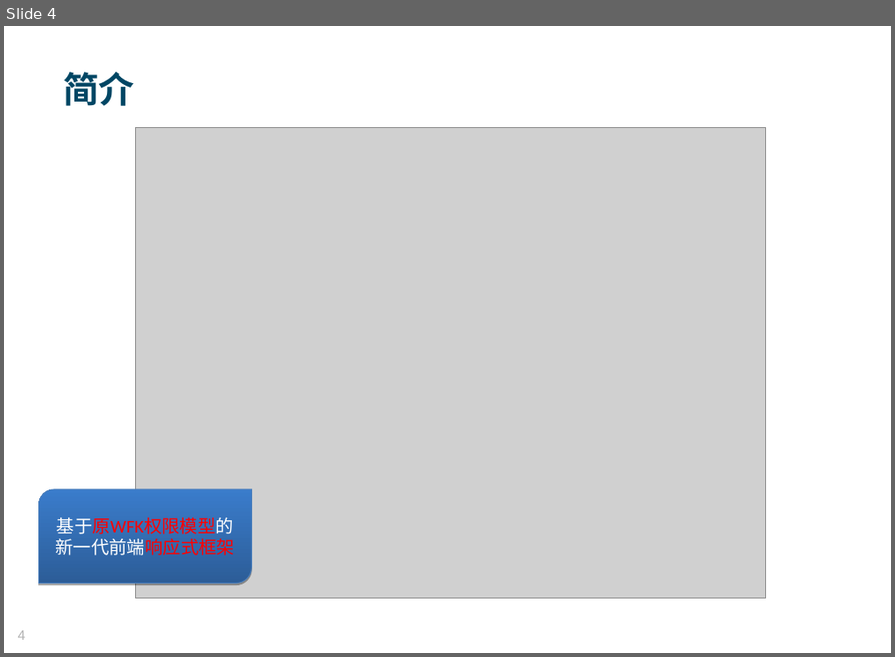
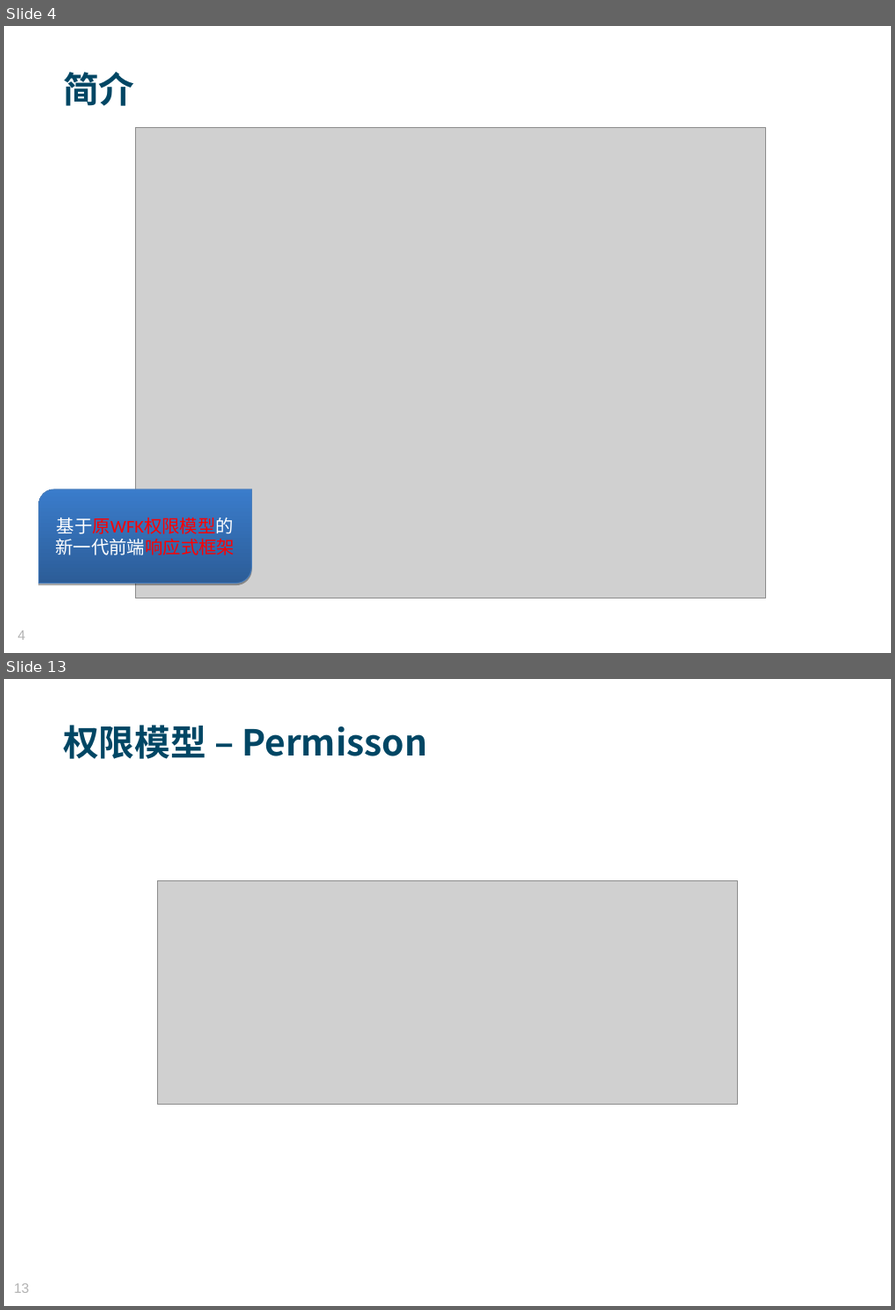
Before and after one commit to MosesZhu/Cube, a slide deck: Document/New Webframework Introduction.ppt. Shown one above the other, each under a label of ours: slide 4 before the commit, slides 4 and 13 after it; the slides between them are not shown. The pictures are 895x657 and 895x1310 pixels, drawn with LibreOffice and Linux fonts; fonts in the diff are those of the drawing; grey boxes stand for pictures; background and template pictures are left out. Boxes give left, top, right and bottom in pixels: in the first picture for what was removed or moved away, otherwise in the second. Text is boxed around its words. In the diff, an @@ line names an element or a change of style, - is before the commit and + after.

```diff
--- a/Document/New Webframework Introduction.ppt
+++ b/Document/New Webframework Introduction.ppt
@@ slide 13 added at (x1=4, y1=679, x2=891, y2=1306), background picture (left out) @@
@@ text added at (x1=63, y1=725, x2=428, y2=759), 34 pt, text #004664, bold @@
+权限模型 – Permisson
@@ picture added at (x1=158, y1=881, x2=738, y2=1105) @@
@@ page number added at (x1=14, y1=1284, x2=29, y2=1293), 13 pt, text #B2B2B2 @@
+13
```
Also in this commit, not shown: 2 slides changed, 8 other slides added, 15 other files.
